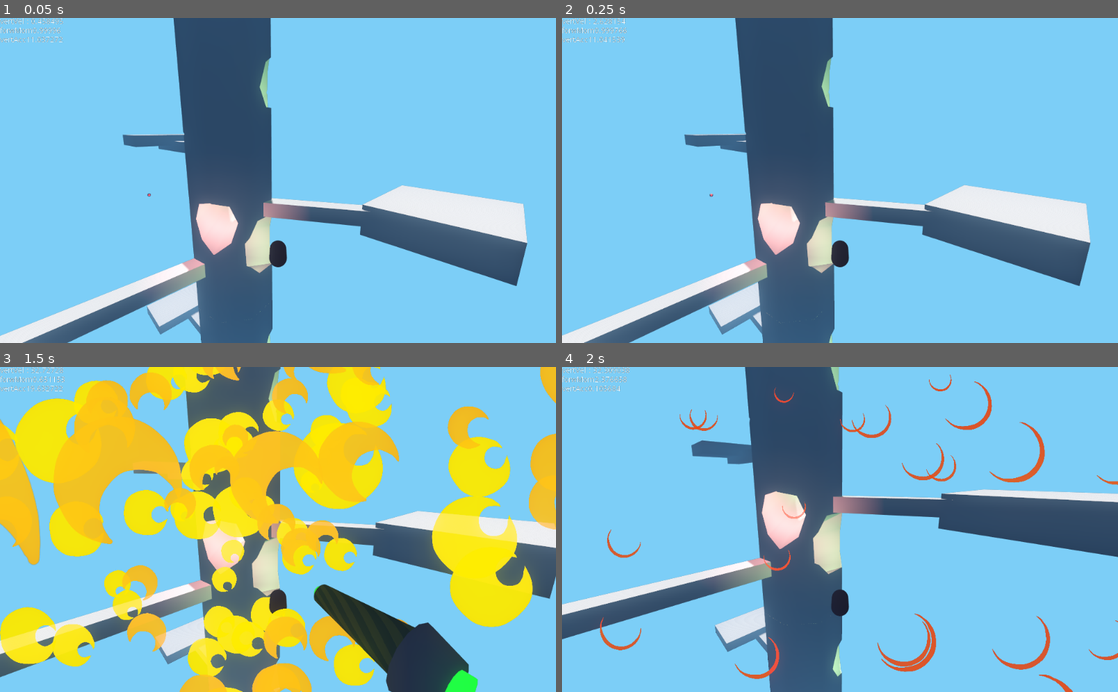
Above: before the commit, frames 1-4 (two rows, left to right).
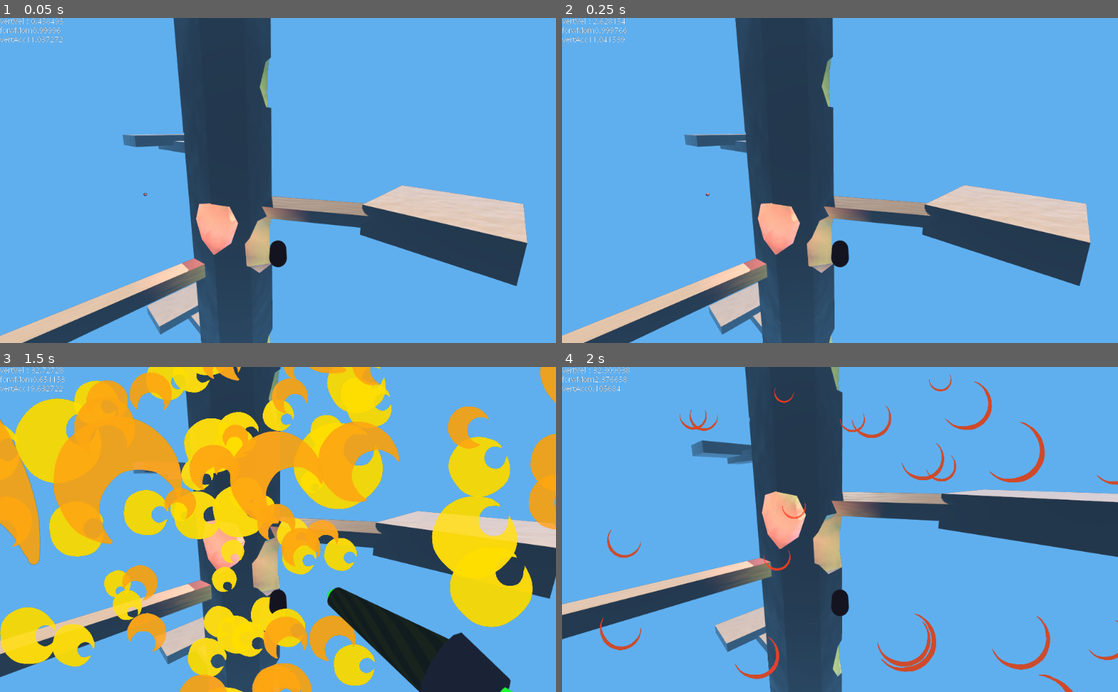
Above: after the commit, the same moments.

Repository: pierreGarciaRaf/repeatWorld
Game: Godot game, scene res://rendering/playerView.tscn
Same seed, same stepped clock (60 frames per second), same inputs: the game is played once before the commit and once after it.
Inputs (mouse positions are in pixels of both pictures, inside the frame that each line leads up to):
- Up to frame 1 (0.05 s): no input
- Up to frame 2 (0.25 s): no input
- Up to frame 3 (1.5 s): tap Enter at 0.5 s; move the mouse to (400, 513) at 0.52 s; click (400, 513) at 0.67 s; move the mouse to (250, 529) at 1.27 s; hold A from 1.28 s (still down)
- Up to frame 4 (2 s): keep holding A

The runs differ from the first frame. In frame 1, 89% of the frame differs, in the area x 0-100%, y 0-100%; in frame 2, 89%; in frame 3, 77%; in frame 4, 86%.

Commit message:
cleaned the project

Diff:
--- a/Main.tscn
+++ b/Main.tscn
@@ -1,3 +1,3 @@
 [gd_scene format=2]
 
-[node name="Spatial" type="Spatial" index="0"]
+[node name="Spatial" type="Spatial"]
--- a/ball.tscn
+++ b/ball.tscn
@@ -1,6 +1,7 @@
 [gd_scene load_steps=4 format=2]
 
-[ext_resource path="res://RigidEuclidianBody.gd" type="Script" id=1]
+[ext_resource path="res://src/worldPieces/myPrimitives/RigidEuclidianBody.gd" type="Script" id=1]
+
 
 [sub_resource type="SphereShape" id=1]
 
--- a/default_env.tres
+++ b/default_env.tres
@@ -10,5 +10,5 @@
 fog_enabled = true
 fog_color = Color( 0.376471, 0.690196, 0.941176, 1 )
 fog_depth_end = 1000.0
-glow_enabled = true
+ss_reflections_enabled = true
 glow_bloom = 1.0
--- a/globalVar.gd
+++ /dev/null
@@ -1,3 +0,0 @@
-extends Node
-
-var loopHeight = 50
--- a/project.godot
+++ b/project.godot
@@ -8,9 +8,20 @@
 
 config_version=4
 
-_global_script_classes=[  ]
+_global_script_classes=[ {
+"base": "KinematicBody",
+"class": "KinematicEuclidianBody",
+"language": "GDScript",
+"path": "res://src/worldPieces/myPrimitives/KinematicEuclidianBody.gd"
+}, {
+"base": "Spatial",
+"class": "SpatialEuclidian",
+"language": "GDScript",
+"path": "res://src/worldPieces/myPrimitives/SpatialEuclidian.gd"
+} ]
 _global_script_class_icons={
-
+"KinematicEuclidianBody": "",
+"SpatialEuclidian": ""
 }
 
 [application]
@@ -21,7 +32,7 @@
 
 [autoload]
 
-WorldGlobalVariables="*res://worldGlobalVariables.gd"
+WorldGlobalVariables="*res://src/levels/worldGlobalVariables.gd"
 
 [editor_plugins]
 
@@ -33,4 +44,5 @@
 
 [rendering]
 
+quality/directional_shadow/size=8192
 environment/default_environment="res://default_env.tres"
--- a/rendering/playerView.tscn
+++ b/rendering/playerView.tscn
@@ -1,7 +1,7 @@
 [gd_scene load_steps=4 format=2]
 
 [ext_resource path="res://rendering/mainGenerator.gd" type="Script" id=1]
-[ext_resource path="res://flatWorld.tscn" type="PackedScene" id=2]
+[ext_resource path="res://src/levels/towerWorld.tscn" type="PackedScene" id=2]
 [ext_resource path="res://default_env.tres" type="Environment" id=3]
 
 [node name="Main" type="Node"]
--- a/repeatWorld.tscn
+++ /dev/null
@@ -1,7 +0,0 @@
-[gd_scene load_steps=2 format=2]
-
-[ext_resource path="res://player.tscn" type="PackedScene" id=1]
-
-[node name="repeatWorld" type="Spatial"]
-
-[node name="Spatial" parent="." instance=ExtResource( 1 )]
--- a/flatWorld.tscn
+++ b/src/levels/towerWorld.tscn
@@ -1,11 +1,26 @@
-[gd_scene load_steps=7 format=2]
+[gd_scene load_steps=10 format=2]
 
-[ext_resource path="res://player.tscn" type="PackedScene" id=1]
-[ext_resource path="res://worldGlobalVariables.gd" type="Script" id=2]
-[ext_resource path="res://toRepeatStaticaly.tscn" type="PackedScene" id=3]
-[ext_resource path="res://toRepeatDynamically.tscn" type="PackedScene" id=4]
-[ext_resource path="res://InvisibleWall.tscn" type="PackedScene" id=5]
-[ext_resource path="res://Follower.tscn" type="PackedScene" id=6]
+[ext_resource path="res://src/worldPieces/characters/player/player.tscn" type="PackedScene" id=1]
+[ext_resource path="res://src/levels/worldGlobalVariables.gd" type="Script" id=2]
+[ext_resource path="res://src/worldPieces/myPrimitives/toRepeatStaticaly.tscn" type="PackedScene" id=3]
+[ext_resource path="res://src/worldPieces/myPrimitives/toRepeatDynamically.tscn" type="PackedScene" id=4]
+[ext_resource path="res://src/worldPieces/environment/InvisibleWall.tscn" type="PackedScene" id=5]
+[ext_resource path="res://src/worldPieces/characters/ennemy/chaser/Chaser.tscn" type="PackedScene" id=6]
+
+[sub_resource type="OpenSimplexNoise" id=1]
+
+[sub_resource type="NoiseTexture" id=2]
+seamless = true
+as_normalmap = true
+bump_strength = 9.1
+noise = SubResource( 1 )
+
+[sub_resource type="SpatialMaterial" id=3]
+albedo_color = Color( 1, 0.835294, 0.654902, 1 )
+roughness = 0.44
+normal_enabled = true
+normal_scale = 1.0
+normal_texture = SubResource( 2 )
 
 [node name="flatWorld" type="Spatial"]
 script = ExtResource( 2 )
@@ -33,7 +48,7 @@
 armDelay = 0.5
 
 [node name="Follower2" parent="toRepeatDynamically/base0" instance=ExtResource( 6 )]
-transform = Transform( 1, 0, 0, 0, 1, 0, 0, 0, 1, 4.8, 77, -81.8 )
+transform = Transform( 0.986173, 0, -0.165719, 0, 1, 0, 0.165719, 0, 0.986173, 4.8, 77, -81.8 )
 toFollowPath = NodePath("../Player")
 thrust = 2.0
 directFollow = 3.0
@@ -53,6 +68,7 @@
 [node name="environment" type="Spatial" parent="toRepeatStaticaly/base"]
 
 [node name="CSGCombiner" type="CSGCombiner" parent="toRepeatStaticaly/base/environment"]
+material_override = SubResource( 3 )
 use_collision = true
 
 [node name="CSGCylinder" type="CSGCylinder" parent="toRepeatStaticaly/base/environment/CSGCombiner"]
@@ -80,9 +96,9 @@
 height = 86.0
 
 [node name="CSGBox" type="CSGBox" parent="toRepeatStaticaly/base/environment/CSGCombiner"]
-transform = Transform( 1, 0, 0, 0, 1, 0, 0, 0, 1, -2, 77, 73 )
+transform = Transform( 0.5, 0.866025, 0, -0.866025, 0.5, 0, 0, 0, 1, -2, 77, 73 )
 width = 12.0
-height = 10.0
+height = 10.2
 depth = 112.0
 
 [node name="CSGBox2" type="CSGBox" parent="toRepeatStaticaly/base/environment/CSGCombiner"]
--- a/explosion.gd
+++ b/src/worldPieces/FX/explosion.gd
@@ -1,4 +1,4 @@
-extends "SpatialEuclidian.gd"
+extends SpatialEuclidian
 
 
 
--- a/explosion.tscn
+++ b/src/worldPieces/FX/explosion.tscn
@@ -2,7 +2,9 @@
 
 [ext_resource path="res://boom.ogg" type="AudioStream" id=1]
 [ext_resource path="res://splosion/splosionSpriteSheet.png" type="Texture" id=2]
-[ext_resource path="res://explosion.gd" type="Script" id=3]
+[ext_resource path="res://src/worldPieces/FX/explosion.gd" type="Script" id=3]
+
+
 
 [sub_resource type="Shader" id=1]
 code = "shader_type particles;
@@ -54,7 +56,6 @@
 	CUSTOM.z += DELTA/(duration/8.0);
 	CUSTOM.x += DELTA/(duration/30.0);
 }"
-custom_defines = ""
 
 [sub_resource type="ShaderMaterial" id=2]
 shader = SubResource( 1 )
@@ -80,8 +81,9 @@
 
 [node name="explosion" type="AudioStreamPlayer3D" parent="."]
 stream = ExtResource( 1 )
-unit_db = 0.5
+unit_db = -11.867
 unit_size = 10.5
+max_db = -10.0
 pitch_scale = 0.8
 autoplay = true
 
--- a/Follower.gd
+++ b/src/worldPieces/characters/ennemy/chaser/Chaser.gd
@@ -1,8 +1,9 @@
-extends "KinematicEuclidianBody.gd"
+extends KinematicEuclidianBody
 
 
 export (NodePath) var toFollowPath = null
-onready var explosion =load("res://explosion.tscn")
+export (String) var explosionPath
+onready var explosion = load(explosionPath)
 
 export var thrust = 5.0
 export var directFollow = 2.0
@@ -103,4 +104,4 @@
 	$armTimer.queue_free()
 	$armTimer.stop()
 	armed = true
-	emit_signal("masterPropertyChanged",$rocket/light.get_path(),"material_override",load("res://FollowerArmedLight.tres"))
+	emit_signal("masterPropertyChanged",$rocket/light.get_path(),"material_override",load("res://src/worldPieces/characters/ennemy/chaser/chaserArmed.tres"))
--- a/Follower.tscn
+++ b/src/worldPieces/characters/ennemy/chaser/Chaser.tscn
@@ -1,8 +1,8 @@
 [gd_scene load_steps=25 format=2]
 
-[ext_resource path="res://Follower.gd" type="Script" id=1]
+[ext_resource path="res://src/worldPieces/characters/ennemy/chaser/Chaser.gd" type="Script" id=1]
 [ext_resource path="res://thrust.ogg" type="AudioStream" id=2]
-[ext_resource path="res://FollowerUnarmedLight.tres" type="Material" id=5]
+[ext_resource path="res://src/worldPieces/characters/ennemy/chaser/chaserUnarmedLight.tres" type="Material" id=5]
 
 [sub_resource type="CapsuleShape" id=1]
 height = 5.0
@@ -66,6 +66,8 @@
 
 [sub_resource type="VisualShader" id=19]
 code = "shader_type spatial;
+render_mode specular_schlick_ggx;
+
 
 
 
@@ -163,6 +165,7 @@
 
 [node name="Follower" type="KinematicBody"]
 script = ExtResource( 1 )
+explosionPath = "res://src/worldPieces/FX/explosion.tscn"
 
 [node name="CollisionShape" type="CollisionShape" parent="."]
 shape = SubResource( 1 )
@@ -170,7 +173,7 @@
 [node name="thrust" type="AudioStreamPlayer3D" parent="."]
 transform = Transform( 1, 0, 0, 0, 1, 0, 0, 0, 1, 0, 0, 1 )
 stream = ExtResource( 2 )
-unit_db = 15.814
+unit_db = 10.0
 unit_size = 3.8
 autoplay = true
 doppler_tracking = 2
--- a/player.gd
+++ b/src/worldPieces/characters/player/player.gd
@@ -1,4 +1,4 @@
-extends "KinematicEuclidianBody.gd"
+extends KinematicEuclidianBody
 
 
 var velocity = Vector3.ZERO
@@ -67,7 +67,7 @@
 	var acc = -accSpeed * sin(pitch) - forwardMomentum*forwardMomentum * dampingStrength * delta
 	forwardMomentum = max(0, forwardMomentum + acc)
 	var verticalAcc = 30 * exp(-forwardMomentum*forwardMomentum)
-	verticalVelocity = verticalVelocity + verticalAcc*delta
+	verticalVelocity = verticalVelocity + verticalAcc * delta
 	verticalVelocity = verticalVelocity / exp(0.001 * forwardMomentum)
 	$CanvasLayer/Label.text = "vertVel : " + String(verticalVelocity) + "\nforwMom" + String(forwardMomentum) + "\nvertAcc" + String(verticalAcc)
 	$AudioStreamPlayer3D.unit_db = 80*pow(velocity.length()/500,1.5)-40
--- a/player.tscn
+++ b/src/worldPieces/characters/player/player.tscn
@@ -1,8 +1,8 @@
 [gd_scene load_steps=7 format=2]
 
-[ext_resource path="res://player.gd" type="Script" id=1]
-[ext_resource path="res://default_env.tres" type="Environment" id=2]
-[ext_resource path="res://wind.ogg" type="AudioStream" id=3]
+[ext_resource path="res://default_env.tres" type="Environment" id=1]
+[ext_resource path="res://src/worldPieces/characters/player/player.gd" type="Script" id=2]
+[ext_resource path="res://src/worldPieces/characters/player/wind.ogg" type="AudioStream" id=3]
 
 [sub_resource type="CapsuleShape" id=1]
 radius = 0.657237
@@ -16,7 +16,7 @@
 albedo_color = Color( 0.807843, 0.211765, 0.211765, 1 )
 
 [node name="Spatial" type="KinematicBody"]
-script = ExtResource( 1 )
+script = ExtResource( 2 )
 
 [node name="CollisionShape" type="CollisionShape" parent="."]
 shape = SubResource( 1 )
--- a/target.gd
+++ b/src/worldPieces/characters/target.gd
@@ -1,4 +1,5 @@
-extends "KinematicEuclidianBody.gd"
+extends KinematicEuclidianBody
+
 export var radius = 100.0
 
 var velocity = Vector3.ZERO
--- a/InvisibleWall.tscn
+++ b/src/worldPieces/environment/InvisibleWall.tscn
@@ -1,6 +1,8 @@
 [gd_scene load_steps=19 format=2]
 
-[ext_resource path="res://ToDelete.gd" type="Script" id=1]
+[ext_resource path="res://src/worldPieces/myPrimitives/ToDelete.gd" type="Script" id=1]
+
+
 
 [sub_resource type="BoxShape" id=1]
 margin = 10.0
--- a/SpatialEuclidian.gd
+++ b/src/worldPieces/myPrimitives/KinematicEuclidianBody.gd
@@ -1,6 +1,5 @@
-extends Spatial
-
-
+extends KinematicBody
+class_name KinematicEuclidianBody
 signal masterPropertyChanged(nodePath,propertyName,newVal)
 signal masterMethodInvoked(nodePath,methodName,args)
 signal destruction(nodePath)
@@ -8,5 +7,5 @@
 func getLoopHeight():
 	return get_node("/root/WorldGlobalVariables").loopHeight
 
-func _process(_delta):
+func _physics_process(_delta):
 	transform[3][1] = get_node("/root/WorldGlobalVariables").modLoopHeight(transform[3][1])
--- a/KinematicEuclidianBody.gd
+++ b/src/worldPieces/myPrimitives/SpatialEuclidian.gd
@@ -1,4 +1,5 @@
-extends KinematicBody
+extends Spatial
+class_name SpatialEuclidian
 
 signal masterPropertyChanged(nodePath,propertyName,newVal)
 signal masterMethodInvoked(nodePath,methodName,args)
@@ -7,5 +8,5 @@
 func getLoopHeight():
 	return get_node("/root/WorldGlobalVariables").loopHeight
 
-func _physics_process(_delta):
+func _process(_delta):
 	transform[3][1] = get_node("/root/WorldGlobalVariables").modLoopHeight(transform[3][1])
--- a/duplicataScript.gd
+++ b/src/worldPieces/myPrimitives/duplicataScript.gd
@@ -1,7 +1,5 @@
 extends Spatial
-
 var toTrackOnPath:NodePath
-
 var intDistance:int
 
 var yDistance
--- a/kinematicEuclidianBody.tscn
+++ b/src/worldPieces/myPrimitives/kinematicEuclidianBody.tscn
@@ -1,6 +1,6 @@
 [gd_scene load_steps=2 format=2]
 
-[ext_resource path="res://KinematicEuclidianBody.gd" type="Script" id=1]
+[ext_resource path="res://src/worldPieces/myPrimitives/KinematicEuclidianBody.gd" type="Script" id=1]
 
 [node name="Spatial" type="KinematicBody"]
 script = ExtResource( 1 )
--- a/toRepeatDynamically.gd
+++ b/src/worldPieces/myPrimitives/toRepeatDynamically.gd
@@ -29,7 +29,7 @@
 				child.connect("destruction",self,"destruction")
 			var duplicated = (child as Node).duplicate()
 			base.add_child(duplicated)
-			(duplicated as Node).set_script(load("res://duplicataScript.gd"))
+			(duplicated as Node).set_script(load("res://src/worldPieces/myPrimitives/duplicataScript.gd"))
 			duplicated.toTrackOnPath = (child as Node).get_path()
 			duplicated.intDistance = i
 			duplicated.call("_ready")
--- a/toRepeatDynamically.tscn
+++ b/src/worldPieces/myPrimitives/toRepeatDynamically.tscn
@@ -1,6 +1,6 @@
 [gd_scene load_steps=2 format=2]
 
-[ext_resource path="res://toRepeatDynamically.gd" type="Script" id=1]
+[ext_resource path="res://src/worldPieces/myPrimitives/toRepeatDynamically.gd" type="Script" id=1]
 
 [node name="toRepeatDynamically" type="Spatial"]
 script = ExtResource( 1 )
--- a/toRepeatStaticaly.tscn
+++ b/src/worldPieces/myPrimitives/toRepeatStaticaly.tscn
@@ -1,6 +1,7 @@
 [gd_scene load_steps=2 format=2]
 
-[ext_resource path="res://toRepeatStaticaly.gd" type="Script" id=1]
+[ext_resource path="res://src/worldPieces/myPrimitives/toRepeatStaticaly.gd" type="Script" id=1]
+
 
 [node name="toRepeatStaticaly" type="Spatial"]
 script = ExtResource( 1 )
Renamed: worldGlobalVariables.gd -> src/levels/worldGlobalVariables.gd
Renamed: FollowerArmedLight.tres -> src/worldPieces/characters/ennemy/chaser/chaserArmed.tres
Renamed: FollowerUnarmedLight.tres -> src/worldPieces/characters/ennemy/chaser/chaserUnarmedLight.tres
Not shown: 1 places in src/worldPieces/characters/player/player.tscn that only renumber resources
Renamed: RigidEuclidianBody.gd -> src/worldPieces/myPrimitives/RigidEuclidianBody.gd
Renamed: ToDelete.gd -> src/worldPieces/myPrimitives/ToDelete.gd
Renamed: toRepeatStaticaly.gd -> src/worldPieces/myPrimitives/toRepeatStaticaly.gd
Not shown, added: src/worldPieces/characters/player/wind.ogg
